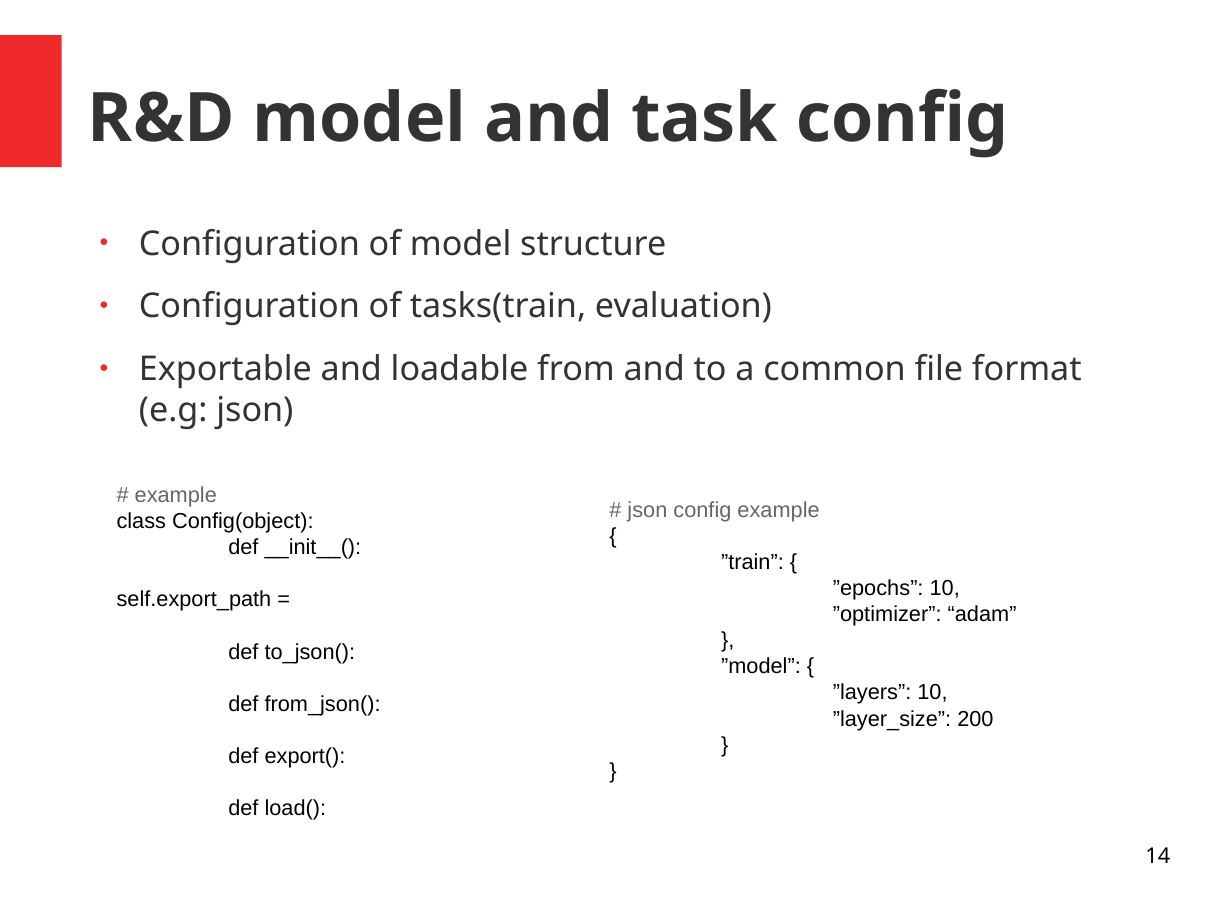
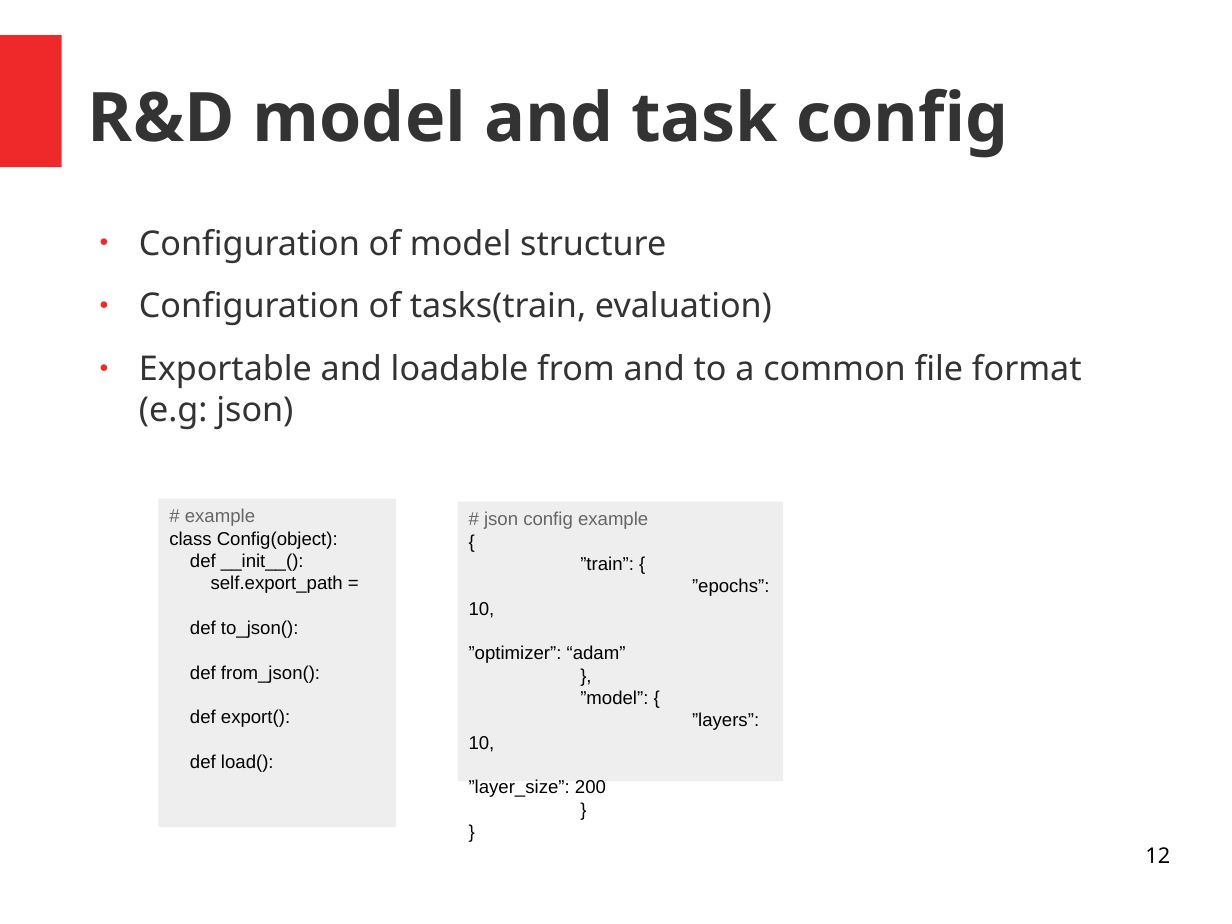
Before and after one commit to andrefsp/models-to-production, a slide deck: slide 12 of models-to-production.odp (slide 14 before the commit). Drawn at 1232x924 pixels with LibreOffice and Linux fonts; fonts in the diff are those of the drawing. Boxes give left, top, right and bottom in pixels: in the first picture for what was removed or moved away, otherwise in the second. Text is boxed around its words. In the diff, an @@ line names an element or a change of style, - is before the commit and + after.

```diff
--- a/models-to-production.odp
+++ b/models-to-production.odp
@@ rectangle "# example class Config(object):": place and size @@
-rectangle "# example class Config(object):" at box(117, 486, 381, 820)
+rectangle "# example class Config(object):" at box(159, 499, 397, 827)
@@ rectangle "# example class Config(object):" at box(159, 499, 397, 827): size 14 to 12 pt; fill none to #EEEEEE @@
@@ rectangle "# json config example { ..." at box(457, 502, 783, 781): size 14 to 12 pt; fill none to #EEEEEE @@
@@ rectangle "# json config example { ...": place and size @@
-rectangle "# json config example { ..." at box(627, 501, 1017, 730)
+rectangle "# json config example { ..." at box(457, 502, 783, 781)
@@ page number at box(1145, 847, 1170, 863): text changed @@
-14
+12
```
Also in this commit, not shown: 10 other slides changed, 1 slide added, 5 slides removed.
